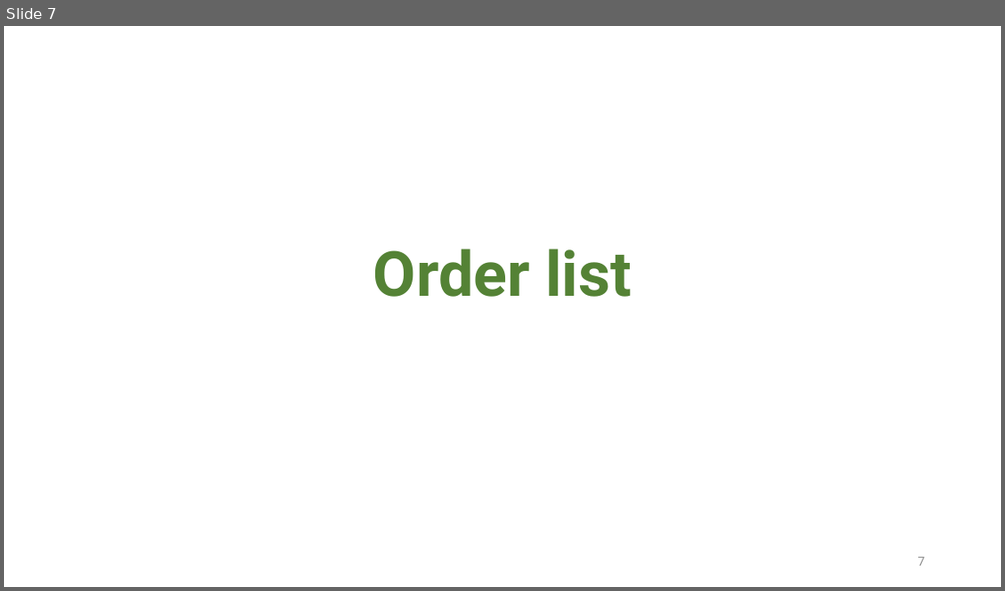
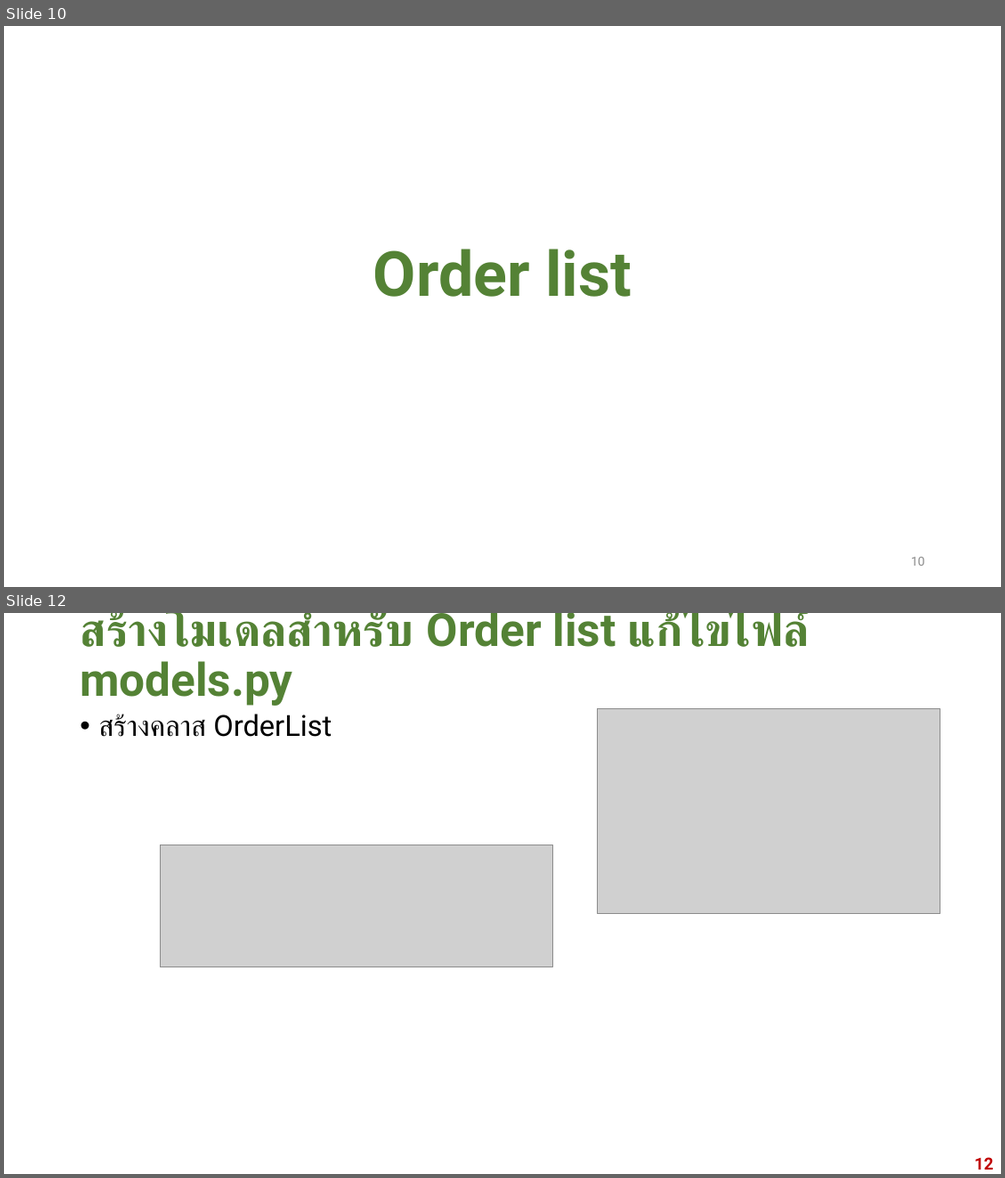
Before and after one commit to ratchakoonprn/Django50Hours, a slide deck: PPT/EP14-2020-09-02.pptx. Shown one above the other, each under a label of ours: slide 7 before the commit, slides 10 and 12 after it; the slides between them are not shown. The pictures are 1005x591 and 1005x1178 pixels, drawn with LibreOffice and Linux fonts; fonts in the diff are those of the drawing; grey boxes stand for pictures; background and template pictures are left out. Boxes give left, top, right and bottom in pixels: in the first picture for what was removed or moved away, otherwise in the second. Text is boxed around its words. In the diff, an @@ line names an element or a change of style, - is before the commit and + after.

```diff
--- a/PPT/EP14-2020-09-02.pptx
+++ b/PPT/EP14-2020-09-02.pptx
@@ slide 12 added at (4,613,1001,1174), background #FFFFFF @@
@@ title added at (80,613,810,706), 44 pt, text #548235, bold @@
+สร้างโมเดลสำหรับ Order list แก้ไขไฟล์ models.py
@@ text added at (98,714,332,737), 28 pt, text #000000 @@
+• สร้างคลาส OrderList
@@ picture added at (598,709,940,914) @@
@@ picture added at (160,844,552,967) @@
@@ page number added at (974,1157,993,1169), 16 pt, text #C00000, bold @@
+12
@@ what was slide 7 is now slide 10 @@
@@ page number at (911,556,925,565): text changed @@
-7
+10
```
Also in this commit, not shown: 3 slides changed, 7 other slides added, 5 other files.
